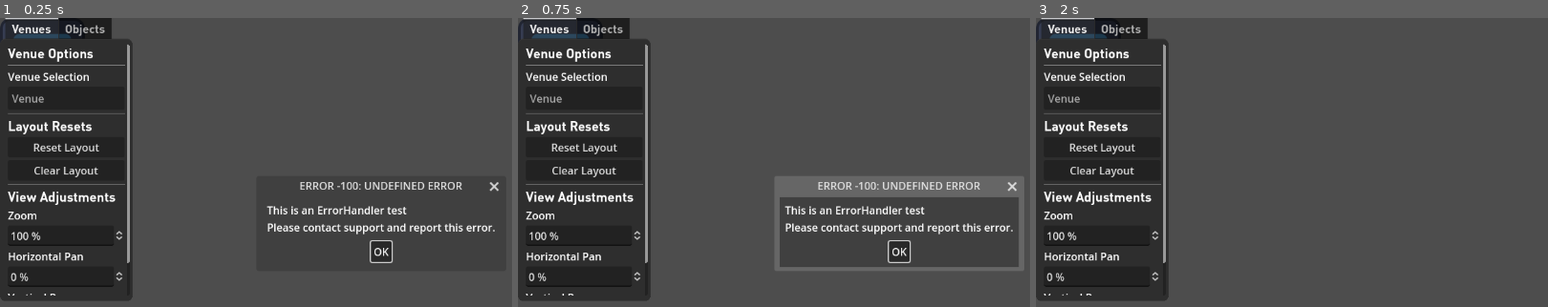
Above: before the commit, frames 1-3 (left to right).
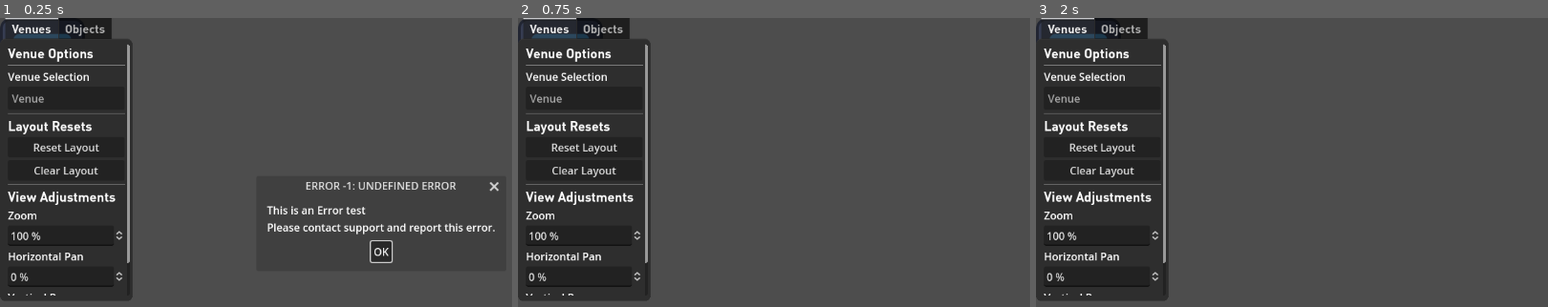
Above: after the commit, the same moments.

Repository: NeptunesOrca/Barcino
Game: Godot game, scene res://main.tscn
The game is run twice, just before and just after one commit, with the same random seed, the same clock (stepped at 60 frames per second) and the same inputs. The project has no main scene, so this scene is started directly. The engine's default icon, where the game draws it, is replaced by a stand-in: a white triangle on a blue panel in a dark square.
Inputs (mouse positions are in pixels of both pictures, inside the frame that each line leads up to):
- Up to frame 1 (0.25 s): no input
- Up to frame 2 (0.75 s): click "OK" at 0.5 s
- Up to frame 3 (2 s): click (1414, 252) at 1.25 s, where only the run before the commit has a clickable "OK"

The runs differ from the first frame. In frame 1, 0.8% of the frame differs, in the area x 58-91%, y 56-68%; in frame 2, 5.6%, in the area x 50-99%, y 54-88%; in frame 3, nothing differs.
Error after the commit: Invalid type in function 'new' in base 'GDScript'. Cannot convert argument 1 from Nil to String. (res://Scripts/TestingSuite.gd:38)

Commit message:
Removed inner testing for ErrorHandler and Error, do testing via TestingSuite

Diff:
--- a/Scripts/Menus/ErrorHandler.gd
+++ b/Scripts/Menus/ErrorHandler.gd
@@ -49,10 +49,6 @@
 	#This is a test
 	var expectedParent = Engine.get_main_loop().current_scene
 	var actualParent = self.get_parent()
-	print(expectedParent, " = ", actualParent, " ? ", expectedParent == actualParent)
-	print(self)
-	print(actualParent.get_children())
-	print(expectedParent.get_children())
 
 ## Static function to create a new error without needing to find or reference the [member handler]
 ## [br] Takes in all possible arguments for [method Error._init], though does so optionally
--- a/Scripts/TestingSuite.gd
+++ b/Scripts/TestingSuite.gd
@@ -6,11 +6,11 @@
 	call_deferred("testsToCall")
 
 func testsToCall():
-	ErrorHandlerTesting()
-	#ErrorTesting()
+	#ErrorHandlerTesting() #TEST: passed DEC13/2024
+	ErrorTesting()
 	return
 
-func ErrorHandlerTesting():
+func ErrorHandlerTesting(): #TEST: all passed DEC13/2024
 	#testing that getErrorHandler works as intended, i.e. there is only ever one handler
 	var handler = ErrorHandler.handler
 	print(handler) #TEST: passed
